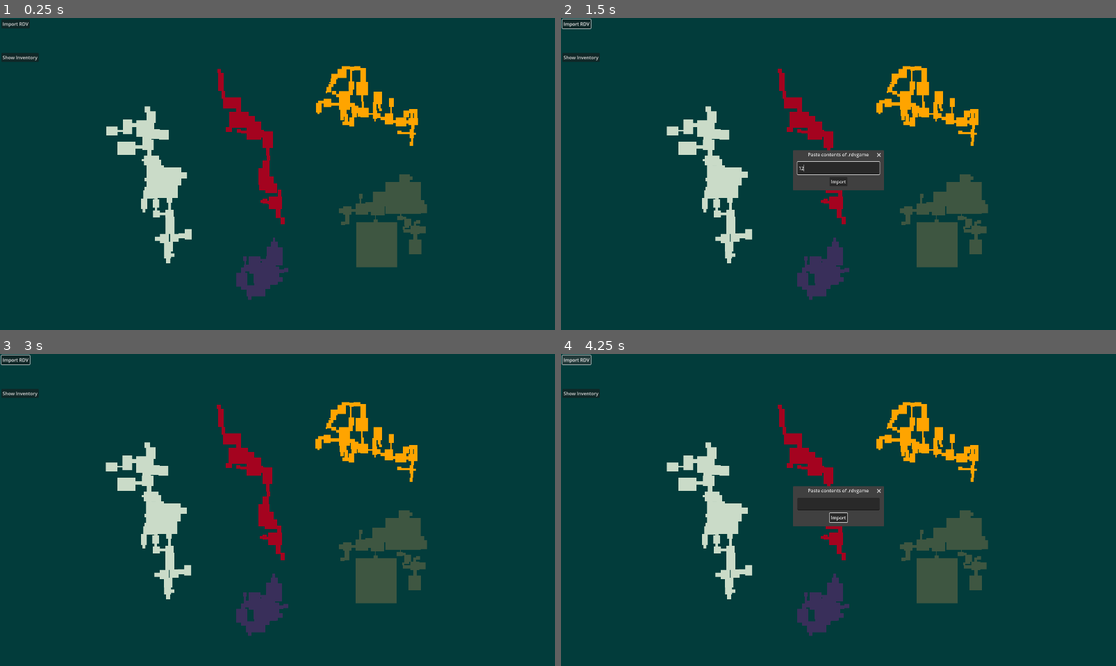
Above: before the commit, frames 1-4 (two rows, left to right).
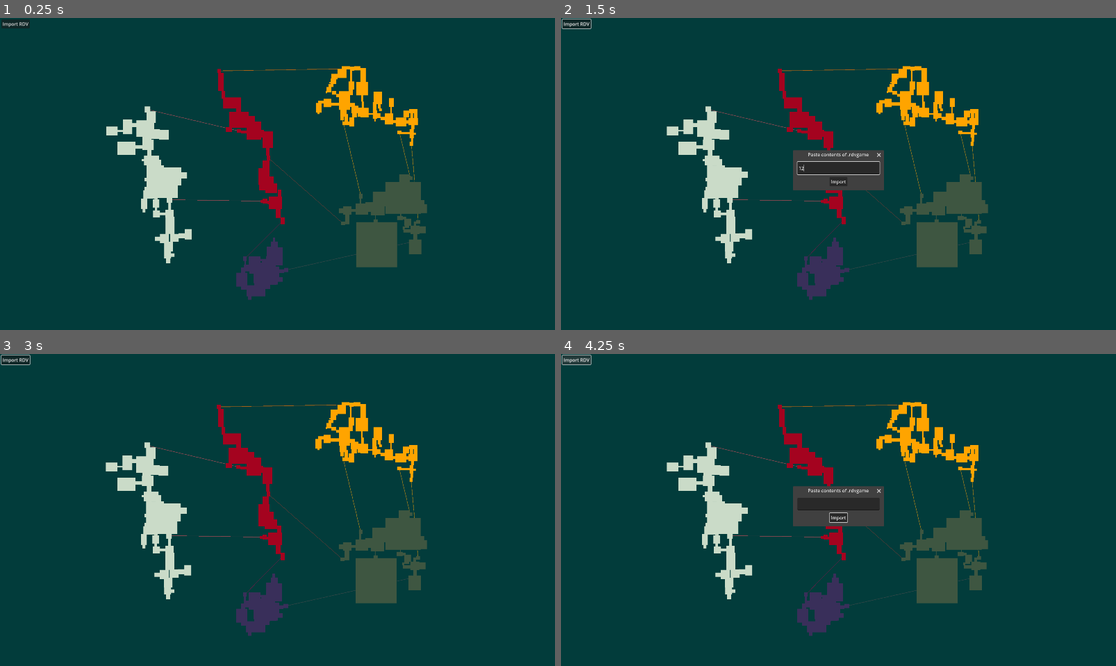
Above: after the commit, the same moments.

Repository: JustinDMS/prime-map-tool
Game: Godot game, scene res://main.tscn
Two runs of this game, one before a commit and one after it. Both use one fixed random seed, a clock stepped at 60 frames per second and the inputs below.
Inputs (mouse positions are in pixels of both pictures, inside the frame that each line leads up to):
- Up to frame 1 (0.25 s): no input
- Up to frame 2 (1.5 s): click "Import RDV" at 0.5 s; click (838, 167) at 1.27 s; type "12" at 1.35 s
- Up to frame 3 (3 s): click (22, 394) at 2 s, where only the run before the commit has a clickable "Show Inventory"; click "Import" at 2.75 s
- Up to frame 4 (4.25 s): click "Import RDV" at 3.5 s

The runs differ from the first frame. In frame 1, 0.3% of the frame differs, in the area x 0-76%, y 12-81%; in frame 2, 0.3%; in frame 3, 0.3%; in frame 4, 0.3%.

Commit message:
Draw elevators

Diff:
--- a/main.tscn
+++ b/main.tscn
@@ -74,6 +74,7 @@
 layout_mode = 2
 
 [node name="inventory_visibility" type="Button" parent="UI/ui/MarginContainer/HBoxContainer/VBoxContainer"]
+visible = false
 layout_mode = 2
 size_flags_horizontal = 0
 text = "Show Inventory"
--- a/scripts/world_manager.gd
+++ b/scripts/world_manager.gd
@@ -40,7 +40,30 @@
 	"Magmoor Caverns",
 	"Impact Crater"
 ]
-
+const VANILLA_ELEVATOR_DATA := {
+	"Impact Crater/Crater Entry Point/Teleporter to Tallon Overworld": "Tallon Overworld/Artifact Temple/Teleporter to Impact Crater",
+	"Impact Crater/Metroid Prime Lair/Teleporter to Credits": "End of Game/Credits/Event - Credits",
+	"Phendrana Drifts/Transport to Magmoor Caverns West/Teleporter to Magmoor Caverns": "Magmoor Caverns/Transport to Phendrana Drifts North/Teleporter to Phendrana Drifts",
+	"Phendrana Drifts/Transport to Magmoor Caverns South/Teleporter to Magmoor Caverns": "Magmoor Caverns/Transport to Phendrana Drifts South/Teleporter to Phendrana Drifts",
+	"Frigate Orpheon/Exterior Docking Hangar/Teleporter to Tallon Overworld": "Tallon Overworld/Landing Site/Ship",
+	"Magmoor Caverns/Transport to Chozo Ruins North/Teleporter to Chozo Ruins": "Chozo Ruins/Transport to Magmoor Caverns North/Teleporter to Magmoor Caverns",
+	"Magmoor Caverns/Transport to Phendrana Drifts North/Teleporter to Phendrana Drifts": "Phendrana Drifts/Transport to Magmoor Caverns West/Teleporter to Magmoor Caverns",
+	"Magmoor Caverns/Transport to Tallon Overworld West/Teleporter to Tallon Overworld": "Tallon Overworld/Transport to Magmoor Caverns East/Teleporter to Magmoor Caverns",
+	"Magmoor Caverns/Transport to Phazon Mines West/Teleporter to Phazon Mines": "Phazon Mines/Transport to Magmoor Caverns South/Teleporter to Magmoor Caverns",
+	"Magmoor Caverns/Transport to Phendrana Drifts South/Teleporter to Phendrana Drifts": "Phendrana Drifts/Transport to Magmoor Caverns South/Teleporter to Magmoor Caverns",
+	"Phazon Mines/Transport to Tallon Overworld South/Teleporter to Tallon Overworld": "Tallon Overworld/Transport to Phazon Mines East/Teleporter to Phazon Mines",
+	"Phazon Mines/Transport to Magmoor Caverns South/Teleporter to Magmoor Caverns": "Magmoor Caverns/Transport to Phazon Mines West/Teleporter to Phazon Mines",
+	"Tallon Overworld/Transport to Chozo Ruins West/Teleporter to Chozo Ruins": "Chozo Ruins/Transport to Tallon Overworld North/Teleporter to Tallon Overworld",
+	"Tallon Overworld/Artifact Temple/Teleporter to Impact Crater": "End of Game/Credits/Event - Credits",
+	"Tallon Overworld/Transport to Chozo Ruins East/Teleporter to Chozo Ruins": "Chozo Ruins/Transport to Tallon Overworld East/Teleporter to Tallon Overworld",
+	"Tallon Overworld/Transport to Magmoor Caverns East/Teleporter to Magmoor Caverns": "Magmoor Caverns/Transport to Tallon Overworld West/Teleporter to Tallon Overworld",
+	"Tallon Overworld/Transport to Chozo Ruins South/Teleporter to Chozo Ruins": "Chozo Ruins/Transport to Tallon Overworld South/Teleporter to Tallon Overworld",
+	"Tallon Overworld/Transport to Phazon Mines East/Teleporter to Phazon Mines": "Phazon Mines/Transport to Tallon Overworld South/Teleporter to Tallon Overworld",
+	"Chozo Ruins/Transport to Tallon Overworld North/Teleporter to Tallon Overworld": "Tallon Overworld/Transport to Chozo Ruins West/Teleporter to Chozo Ruins",
+	"Chozo Ruins/Transport to Magmoor Caverns North/Teleporter to Magmoor Caverns": "Magmoor Caverns/Transport to Chozo Ruins North/Teleporter to Chozo Ruins",
+	"Chozo Ruins/Transport to Tallon Overworld East/Teleporter to Tallon Overworld": "Tallon Overworld/Transport to Chozo Ruins East/Teleporter to Chozo Ruins",
+	"Chozo Ruins/Transport to Tallon Overworld South/Teleporter to Tallon Overworld": "Tallon Overworld/Transport to Chozo Ruins South/Teleporter to Chozo Ruins"
+}
 @export var ui : Control
 
 var world_data := {
@@ -53,13 +76,15 @@
 	REGION_NAME[Region.CRATER] : {}
 }
 var room_map := {}
+var region_map := {}
 var inventory : PrimeInventory = null
 var start_node : NodeData = null
 
 func _unhandled_input(event: InputEvent) -> void:
 	# Debug use
-	if event is InputEventKey and event.keycode == KEY_R and event.is_pressed() and not event.is_echo():
-		_redraw_map()
+	#if event is InputEventKey and event.keycode == KEY_R and event.is_pressed() and not event.is_echo():
+	#	_redraw_map()
+	pass
 
 func _redraw_map() -> void:
 	for node in get_children():
@@ -68,6 +93,8 @@
 
 func _ready() -> void:
 	draw_map()
+	init_elevators()
+
 	ui.rdvgame_loaded.connect(load_rdv)
 	ui.inventory_changed.connect(resolve_map)
 	inventory_initialized.connect(ui.init_inventory_display)
@@ -77,6 +104,7 @@
 		var region_data : Dictionary = get_region_data(i)
 
 		var region := Control.new()
+		region_map[REGION_NAME[i]] = region
 		add_child(region)
 		region.set_name(region_data["name"])
 		region.scale.y = -1
@@ -157,6 +185,13 @@
 			node_data.dock_type = data[node]["dock_type"]
 			node_data.default_dock_weakness = data[node]["default_dock_weakness"]
 
+			if node_data.dock_type == "teleporter":
+				node_data.coordinates = Vector3(
+					room_data.aabb[0],
+					room_data.aabb[1],
+					room_data.aabb[2]
+				)
+
 		if data[node]["coordinates"] != null:
 			node_data.coordinates = Vector3(
 				data[node]["coordinates"]["x"],
@@ -164,12 +199,16 @@
 				data[node]["coordinates"]["z"]
 			)
 
+
 		nodes.append(node_data)
 
 	room_data.nodes = nodes
 
+func get_room_data(region_name : String, room_name : String) -> RoomData:
+	return world_data[region_name][room_name]
+
 func get_node_data(region_name : String, room_name : String, node_name : String) -> NodeData:
-	var room_data : RoomData = world_data[region_name][room_name]
+	var room_data := get_room_data(region_name, room_name)
 	for i in room_data.nodes:
 		if i.display_name == node_name:
 			return i
@@ -202,6 +241,8 @@
 	var _start_room : Room = room_map[start_room_data]
 
 	resolve_map()
+
+	init_elevators(data["game_modifications"][0]["dock_connections"])
 
 func init_current_inventory(data : Array) -> void:
 	inventory = PrimeInventory.new()
@@ -274,3 +315,43 @@
 
 func can_reach_external(from_node : NodeData, to_node : NodeData) -> bool:
 	return inventory.can_pass_dock(from_node.default_dock_weakness) and inventory.can_pass_dock(to_node.default_dock_weakness)
+
+func init_elevators(dock_connections : Dictionary = VANILLA_ELEVATOR_DATA) -> void:
+	const LINE_WIDTH : float = 5.0
+
+	for key in dock_connections.keys():
+		var from : PackedStringArray = key.split("/")
+		var to : PackedStringArray = dock_connections[key].split("/")
+		if (
+			from[0] == REGION_NAME[Region.FRIGATE] or
+			from[0] == REGION_NAME[Region.CRATER] or
+			to[0] == "End of Game"
+			):
+			continue
+
+		var from_node_data := get_node_data(from[0], from[1], from[2])
+		var to_node_data := get_node_data(to[0], to[1], to[2])
+
+		var line2d := Line2D.new()
+		line2d.name = "%s_to_%s" % [from[1], to[1]]
+		line2d.width = LINE_WIDTH
+		line2d.begin_cap_mode = Line2D.LINE_CAP_ROUND
+		line2d.end_cap_mode = Line2D.LINE_CAP_ROUND
+		line2d.z_index = -1
+		line2d.modulate = Room.ROOM_COLOR[from_node_data.region]
+		line2d.modulate.a *= 0.5
+		add_child(line2d)
+
+		# Flip y coordinate because region control scale.y == -1
+		var point_1 : Vector2 = line2d.to_local(region_map[from[0]].global_position + Vector2(from_node_data.coordinates.x, -from_node_data.coordinates.y))
+		var point_2 : Vector2 = line2d.to_local(region_map[to[0]].global_position + Vector2(to_node_data.coordinates.x, -to_node_data.coordinates.y))
+		# Add offset
+		var from_room_data := get_room_data(from[0], from[1])
+		var to_room_data := get_room_data(to[0], to[1])
+		point_1.x += room_map[from_room_data].size.x * 0.5
+		point_1.y -= room_map[from_room_data].size.y * 0.5
+		point_2.x += room_map[to_room_data].size.x * 0.5
+		point_2.y -= room_map[to_room_data].size.y * 0.5
+
+		line2d.add_point(point_1)
+		line2d.add_point(point_2)
